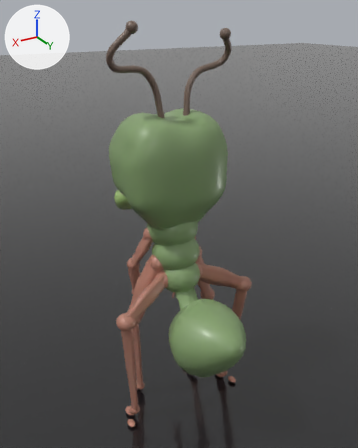
The Blender file tools/blender/worker_ant_authentic.blend as it was, and as the next commit left it.
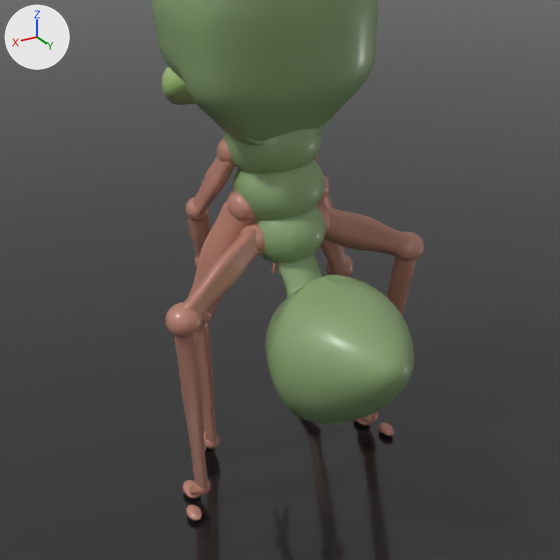
Each version is shown whole from a camera (50 mm lens) standing at (1.389, 2.382, 2.453) and looking at (0.021, 0.103, 1.313), then close up on the part from 8% to 90% of the width and 35% to 100% of the height. Lighting does not change. The marker at upper left points along +X, +Y and +Z. The older version's two pictures come first.

In view in the first close-up: 'Gaster', 'Head', 'Leg_Hind_Femur_L', 'Leg_Hind_Femur_R', 'Leg_Hind_Tibia_L', 'Leg_Hind_Tibia_R', 'Leg_Mid_Femur_R', 'Leg_Mid_Tibia_R', 'Petiole', 'Studio_Floor', 'Thorax_Mesonotum', 'Thorax_Metanotum', 'Thorax_Pronotum' and 23 more.
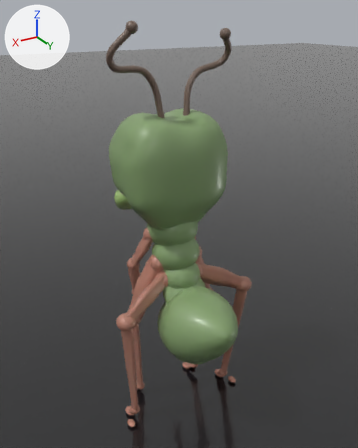
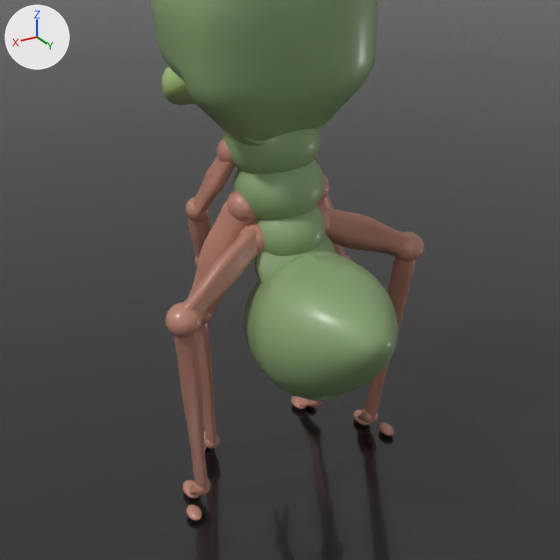
Where the newer file only moved an object's origin or applied its transform, the numbers keep the older frame.

The change, as a diff of the scene's bpy script:
```diff
--- a/tools/blender/worker_ant_authentic.blend.py
+++ b/tools/blender/worker_ant_authentic.blend.py
@@ me_petiole @@
 # used by ob_petiole; location = (0.0, 0.0, 0.0)
-me_petiole.from_pydata(...)  # 80 vertices, 66 faces; spans x -0.096..0.096, y 0.035..0.273, z 0.732..0.981
+me_petiole.from_pydata(...)  # 80 vertices, 66 faces; spans x -0.2..0.2, y -0.008..0.305, z 0.709..1.017
+# me_petiole part 1: 80 of 80 vertices moved; they spanned x -0.096..0.096, y 0.035..0.273, z 0.732..0.981 and now span x -0.2..0.2, y -0.008..0.305, z 0.709..1.017; mean shift (0.0, -0.01, 0.01)
 me_petiole.materials.append(mat_m_chitin_authentic)
@@ me_sphere_007 @@
 me_sphere_007.from_pydata(...)  # 830 vertices, 864 faces; spans x -0.237..0.237, y -0.32..0.32, z -0.237..0.237
 # used by ob_gaster; location = (0.0, 0.38, 0.68); rotation_euler = (0.349, 0.0, 0.0), in degrees (20, 0, 0)
+# me_sphere_007 part 2: 390 of 830 vertices moved; they spanned x -0.214..0.214, y -0.317..-0.007, z -0.232..0.232 and now span x -0.226..0.226, y -0.317..-0.007, z -0.234..0.234; mean shift (0.0, 0.0, 0.0); largest move (0.105, -0.226, 0.067) -> (0.136, -0.226, 0.087)
 me_sphere_007.materials.append(mat_m_chitin_authentic)
@@ ob_gaster @@
 ob_gaster = bpy.data.objects.new('Gaster', me_sphere_007)
-ob_gaster.location = (0.0, 0.38, 0.68)
+ob_gaster.location = (0.0, 0.3, 0.72)
 ob_gaster.rotation_euler = (0.349, 0.0, 0.0)  # degrees (20, 0, 0)
```

Changed parts and their boxes (x1, y1, x2, y2) in the close-ups (560 x 560 px; the box of a moved part takes in the faces that stretch with it):
'Gaster', reshaped, moved: before (265, 275, 414, 426); after (244, 251, 398, 401)
'Petiole', reshaped: before (277, 254, 322, 297); after (254, 233, 336, 283)
part 2 of me_sphere_007, moved or reshaped: before (265, 275, 359, 425); after (244, 251, 352, 401)
